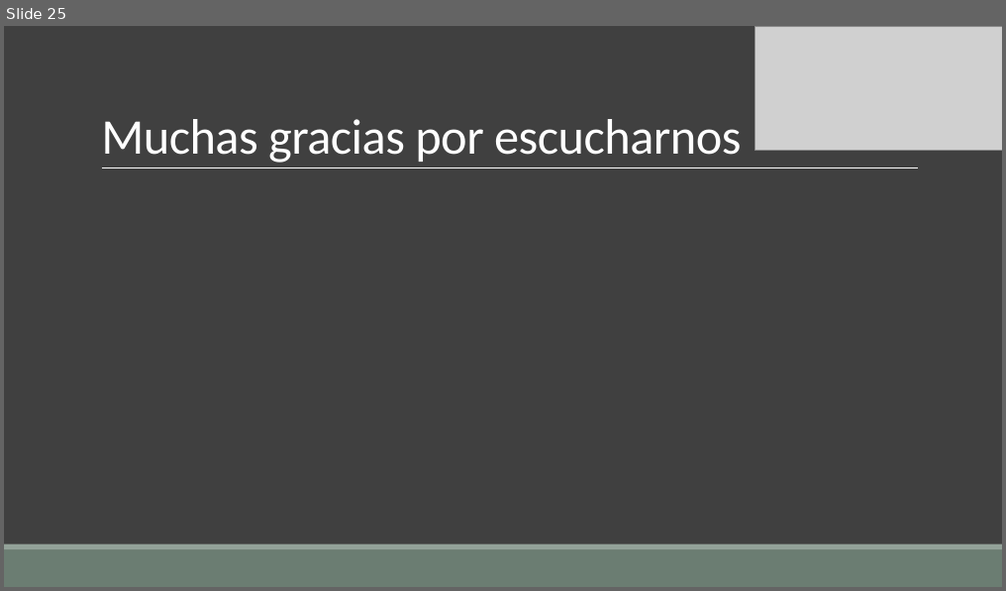
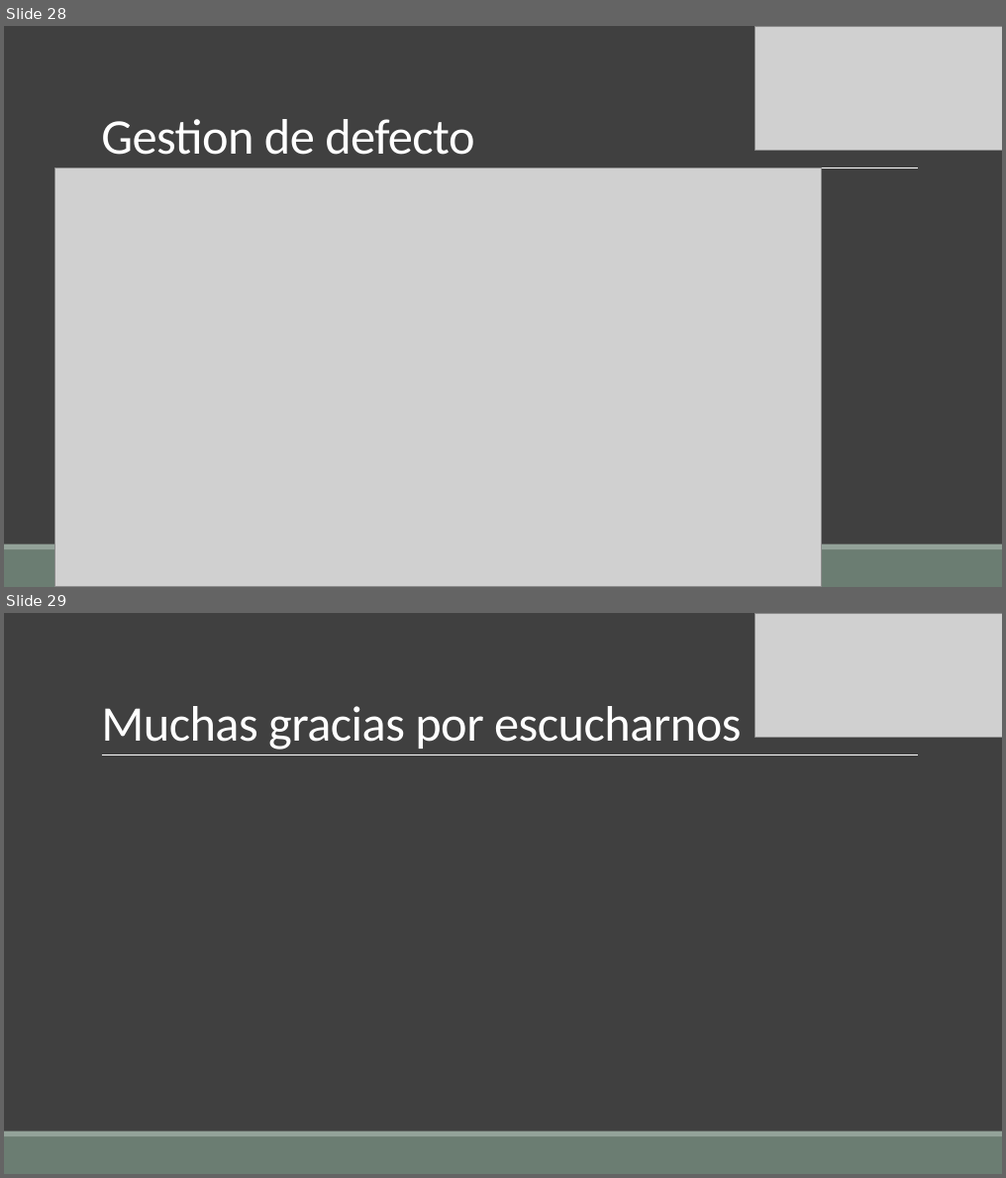
Before and after one commit to juanmadelboca/IngSoft-2016-2Cores4Threads, a slide deck: docs/Trabajo Final De Ingeniería En Software.pptx. Shown one above the other, each under a label of ours: slide 25 before the commit, slides 28 and 29 after it. The pictures are 1006x591 and 1006x1178 pixels, drawn with LibreOffice and Linux fonts; fonts in the diff are those of the drawing; grey boxes stand for pictures. Boxes give left, top, right and bottom in pixels: in the first picture for what was removed or moved away, otherwise in the second. Text is boxed around its words. In the diff, an @@ line names an element or a change of style, - is before the commit and + after.

```diff
--- a/docs/Trabajo Final De Ingeniería En Software.pptx
+++ b/docs/Trabajo Final De Ingeniería En Software.pptx
@@ slide 28 added at box(4, 26, 1002, 587), background #404040; not listed: 3 template elements that a slide beside it also shows @@
@@ picture added at box(754, 26, 1002, 151) @@
@@ title added at box(101, 119, 474, 155), 48 pt, text #FFFFFF @@
+Gestion de defecto
@@ picture added at box(54, 169, 822, 586) @@
@@ what was slide 25 is now slide 29 @@
```
Also in this commit, not shown: 3 other slides added.
